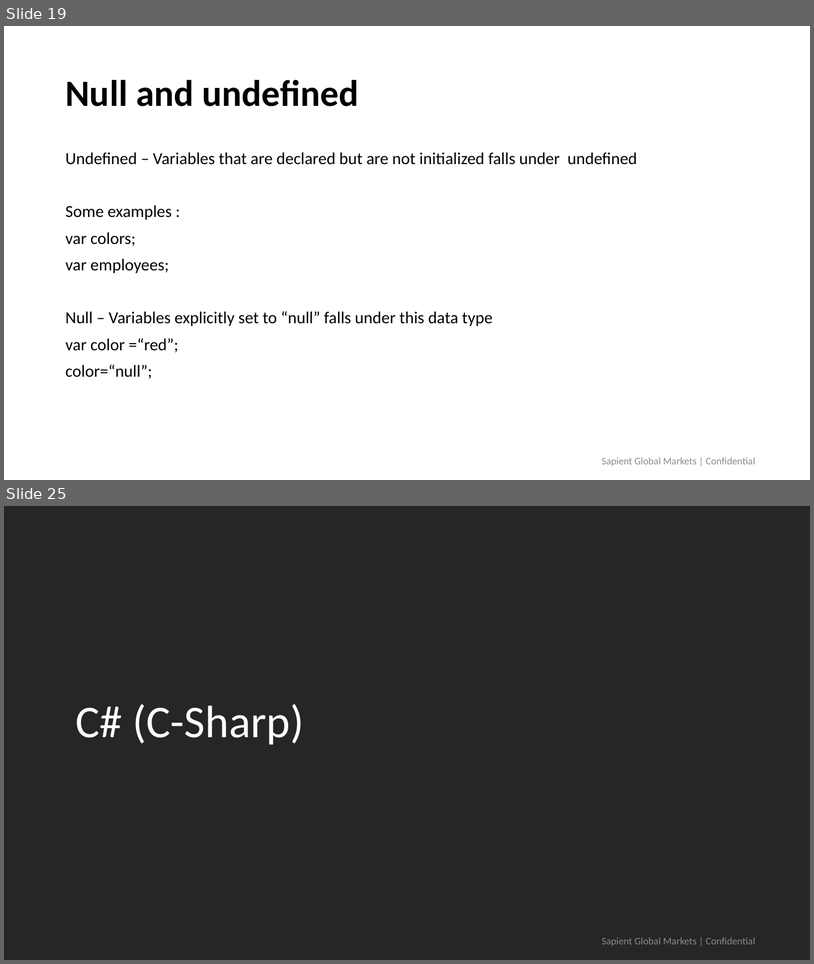
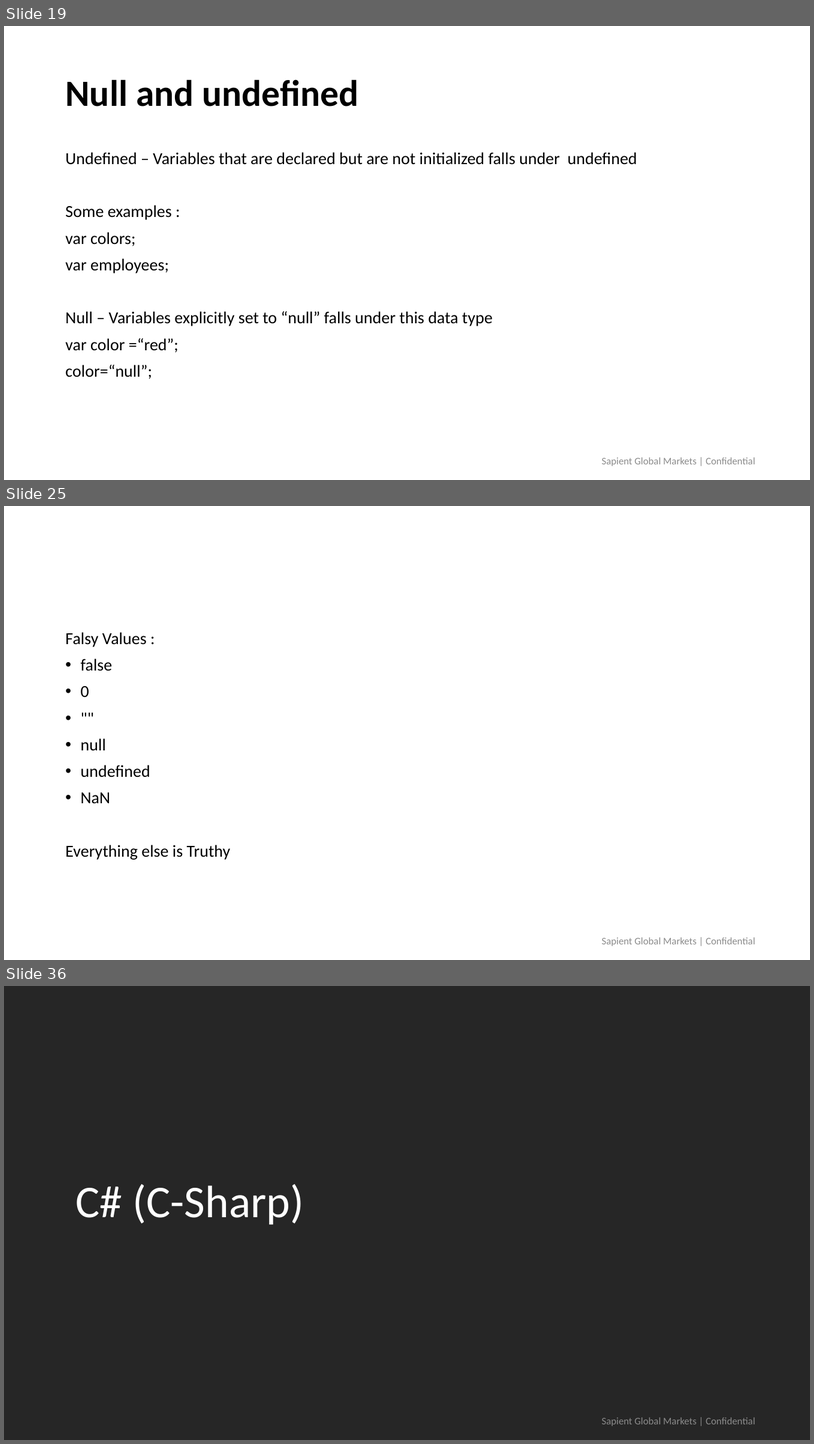
Before and after one commit to himanshu323/demoWebDev, a slide deck: Javascript.pptx. Shown one above the other, each under a label of ours: slides 19 and 25 before the commit, slides 19, 25 and 36 after it; the slides between them are not shown. The pictures are 814x964 and 814x1444 pixels, drawn with LibreOffice and Linux fonts; fonts in the diff are those of the drawing; background and template pictures are left out. Boxes give left, top, right and bottom in pixels: in the first picture for what was removed or moved away, otherwise in the second. Text is boxed around its words. In the diff, an @@ line names an element or a change of style, - is before the commit and + after.

```diff
--- a/Javascript.pptx
+++ b/Javascript.pptx
@@ slide 25 added at [4, 506, 810, 960], background #FFFFFF @@
@@ text added at [65, 632, 231, 859], 20 pt, text #000000 @@
+Falsy Values :
+• false
+• 0
+• ""
+• null
+• undefined
+• NaN
+Everything else is Truthy
@@ text added at [602, 937, 755, 946], 12 pt, text #8C8C8C @@
+Sapient Global Markets | Confidential
@@ what was slide 25 is now slide 36 @@
```
Also in this commit, not shown: 7 slides changed, 12 other slides added, 2 slides removed, 21 other files.
